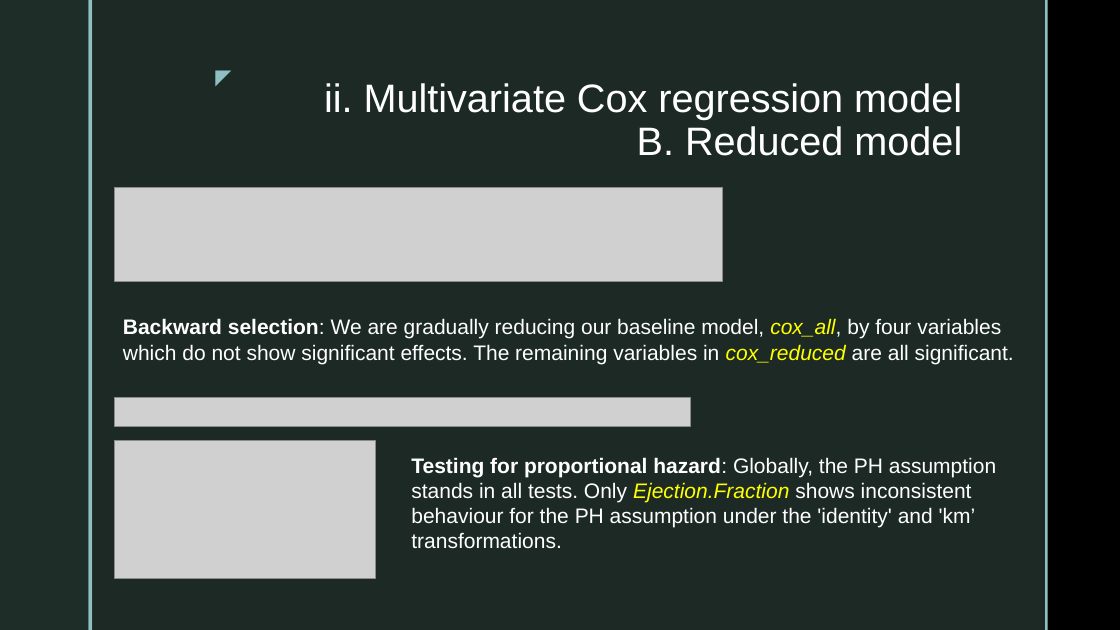
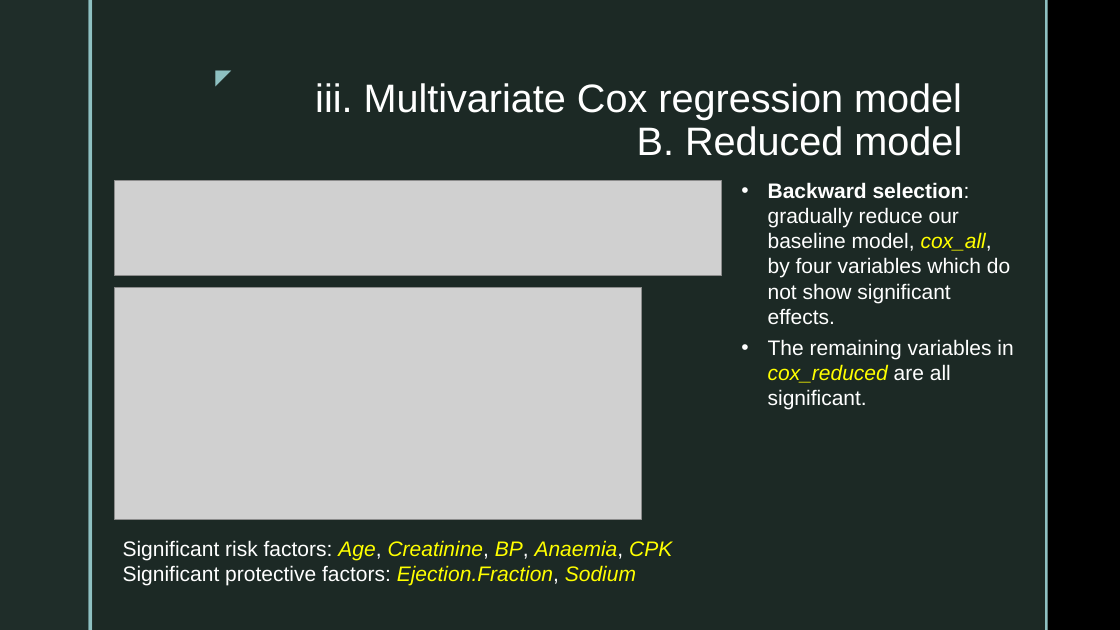
Before and after one commit to SebastianVeuskens/DSA-Project, a slide deck: slide 11 of presentation.pptx. Drawn at 1120x630 pixels with LibreOffice and Linux fonts; fonts in the diff are those of the drawing; grey boxes stand for pictures; background and template pictures are left out. Boxes give left, top, right and bottom in pixels: in the first picture for what was removed or moved away, otherwise in the second. Text is boxed around its words. In the diff, an @@ line names an element or a change of style, - is before the commit and + after.

```diff
--- a/presentation.pptx
+++ b/presentation.pptx
@@ title at <box>315,83,962,156</box>: text changed @@
-ii. Multivariate Cox regression model
-B. Reduced model
+iii. Multivariate Cox regression model
+B. Reduced model
@@ picture: place and size @@
-picture at <box>114,187,722,282</box>
+picture at <box>114,181,722,276</box>
@@ text at <box>768,182,1010,324</box>: text changed @@
-Backward selection: We are gradually reducing our baseline model, cox_all, by four variables which do not show significant effects. The remaining variables in cox_reduced are all significant.
+• Backward selection: gradually reduce our baseline model, cox_all, by four variables which do not show significant effects.
@@ picture added at <box>114,287,642,520</box> @@
@@ text added at <box>768,339,1013,410</box>, 18 pt, text #FFFFFF @@
+• The remaining variables in cox_reduced are all significant.
@@ picture removed at <box>114,397,690,427</box> @@
@@ picture removed at <box>114,440,375,578</box> @@
@@ text removed at <box>411,457,996,549</box> @@
-Testing for proportional hazard: Globally, the PH assumption stands in all tests. Only Ejection.Fraction shows inconsistent behaviour for the PH assumption under the 'identity' and 'km’ transformations.
@@ text added at <box>123,540,672,585</box>, 18 pt, text #FFFFFF @@
+Significant risk factors: Age, Creatinine, BP, Anaemia, CPK
+Significant protective factors: Ejection.Fraction, Sodium
```
Also in this commit, not shown: 6 other slides changed, 5 slides added, 13 other files.
